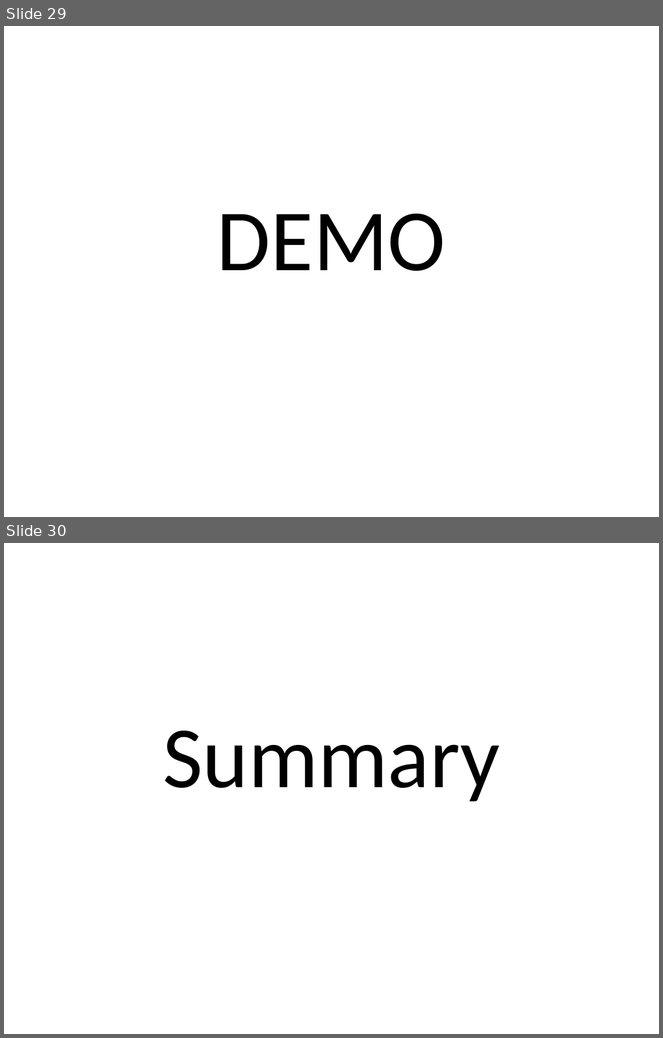
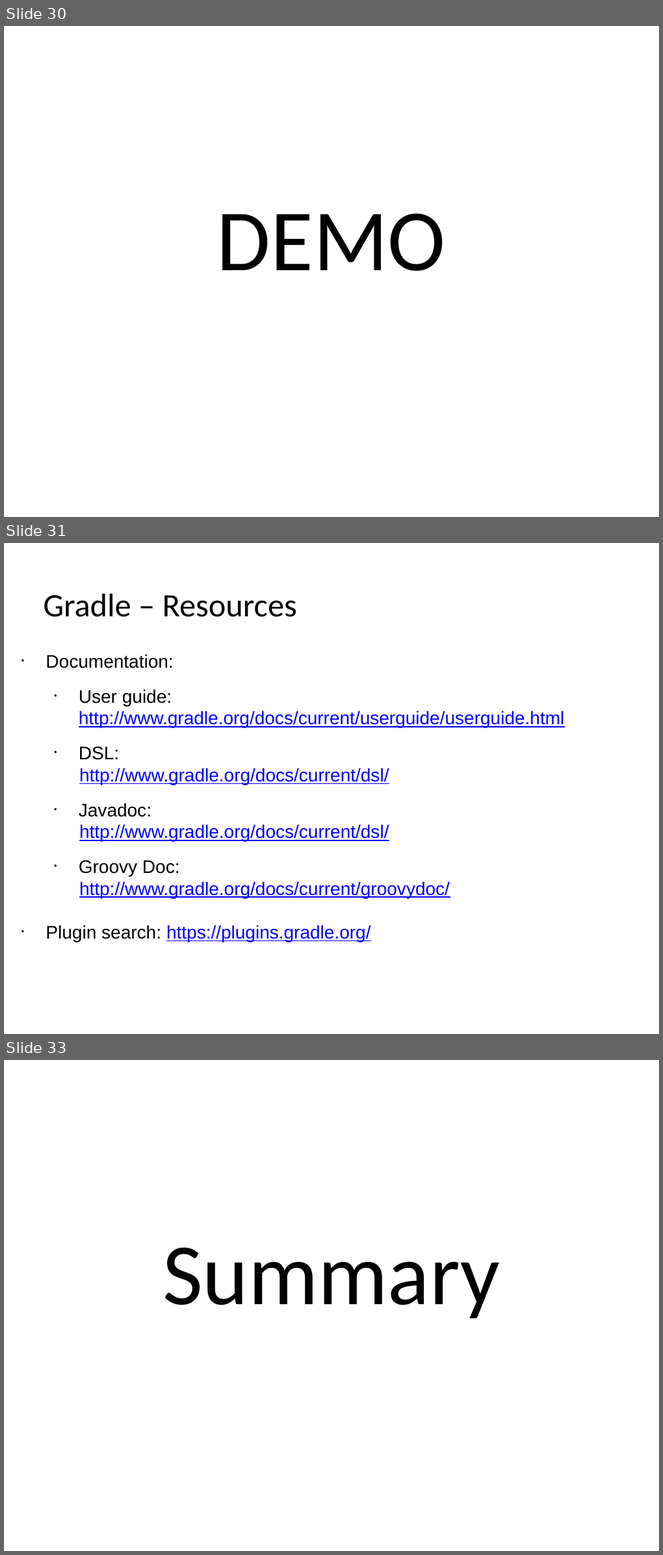
Before and after one commit to kob-aha/gradle-presentation, a slide deck: presentation/Introduction to Gradle.pptx. Shown one above the other, each under a label of ours: slides 29 and 30 before the commit, slides 30, 31 and 33 after it; the slides between them are not shown. The pictures are 663x1038 and 663x1555 pixels, drawn with LibreOffice and Linux fonts; fonts in the diff are those of the drawing. Boxes give left, top, right and bottom in pixels: in the first picture for what was removed or moved away, otherwise in the second. Text is boxed around its words. In the diff, an @@ line names an element or a change of style, - is before the commit and + after.

```diff
--- a/presentation/Introduction to Gradle.pptx
+++ b/presentation/Introduction to Gradle.pptx
@@ slide 31 added at <box>4,543,659,1034</box>, background #FFFFFF @@
@@ text added at <box>43,594,297,617</box>, 36 pt, text #000000 @@
+Gradle – Resources
@@ text added at <box>46,654,565,942</box>, 20 pt, text #0000FF, underline @@
+• Documentation:
+  • User guide: http://www.gradle.org/docs/current/userguide/userguide.html
+  • DSL:
+  http://www.gradle.org/docs/current/dsl/
+  • Javadoc:
+  http://www.gradle.org/docs/current/dsl/
+  • Groovy Doc:
+  http://www.gradle.org/docs/current/groovydoc/
+• Plugin search: https://plugins.gradle.org/
@@ what was slide 29 is now slide 30 @@
@@ what was slide 30 is now slide 33 @@
```
Also in this commit, not shown: 6 slides changed, 2 other slides added, 1 other file.
